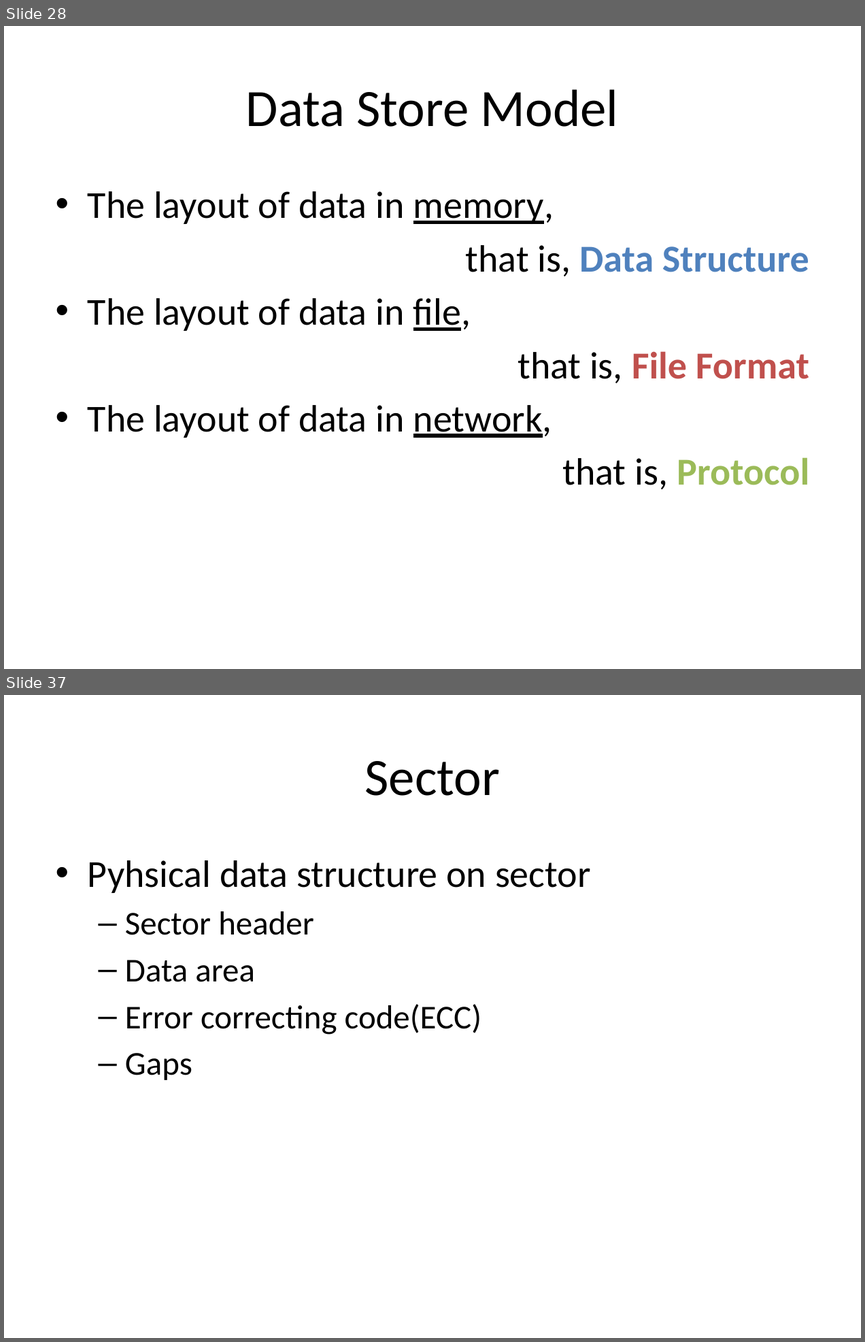
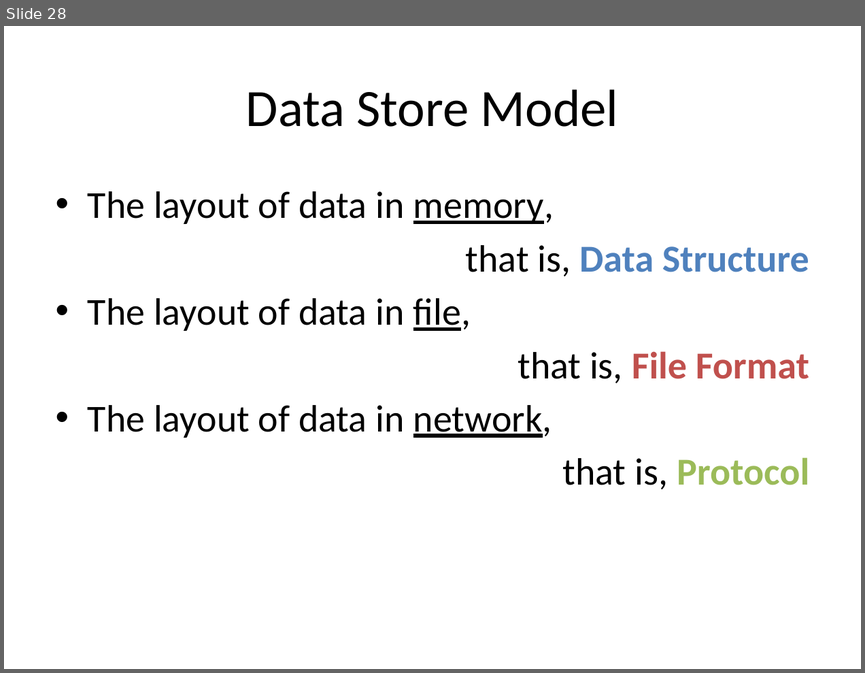
Before and after one commit to guhanjie/Knowledge-sharing, a slide deck: 数据存取模型.pptx. Shown one above the other, each under a label of ours: slides 28 and 37 before the commit, slide 28 after it; the slides between them are not shown. The pictures are 865x1342 and 865x673 pixels, drawn with LibreOffice and Linux fonts; fonts in the diff are those of the drawing. Boxes give left, top, right and bottom in pixels: in the first picture for what was removed or moved away, otherwise in the second. Text is boxed around its words. In the diff, an @@ line names an element or a change of style, - is before the commit and + after.

Commit message:
update for data model on cache & memory'

```diff
--- a/数据存取模型.pptx
+++ b/数据存取模型.pptx
@@ slide 37 removed at [4, 695, 861, 1338], background #FFFFFF @@
@@ title removed at [365, 761, 500, 796] @@
-Sector
@@ text removed at [88, 860, 591, 1080] @@
-• Pyhsical data structure on sector
-  – Sector header
-  – Data area
-  – Error correcting code(ECC)
-  – Gaps
```
Also in this commit, not shown: 5 slides changed, 5 slides added, 6 other slides removed.
